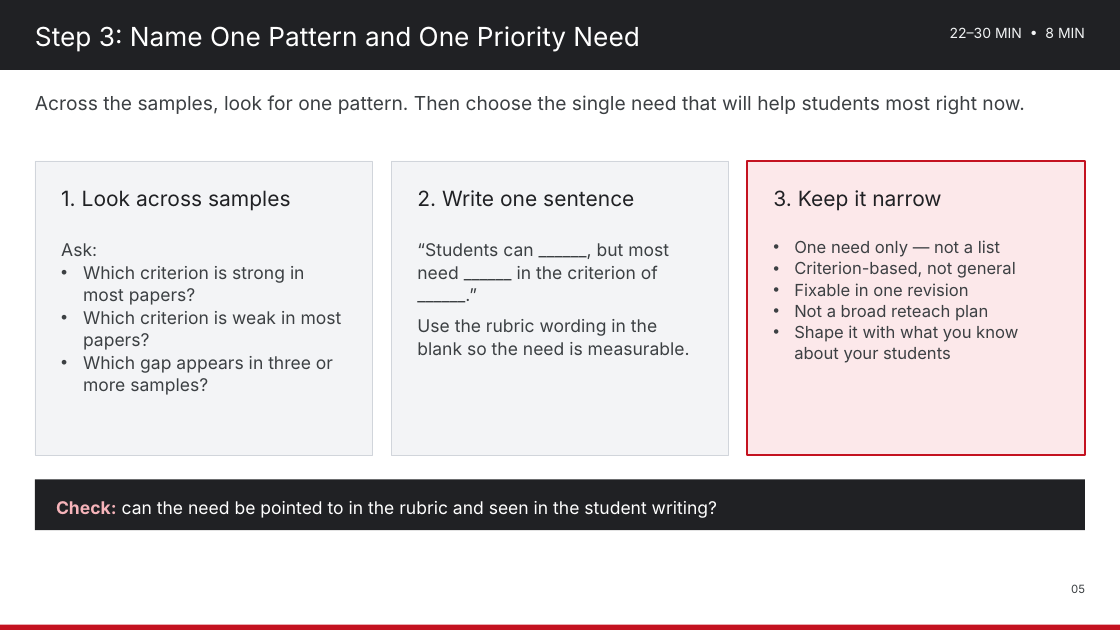
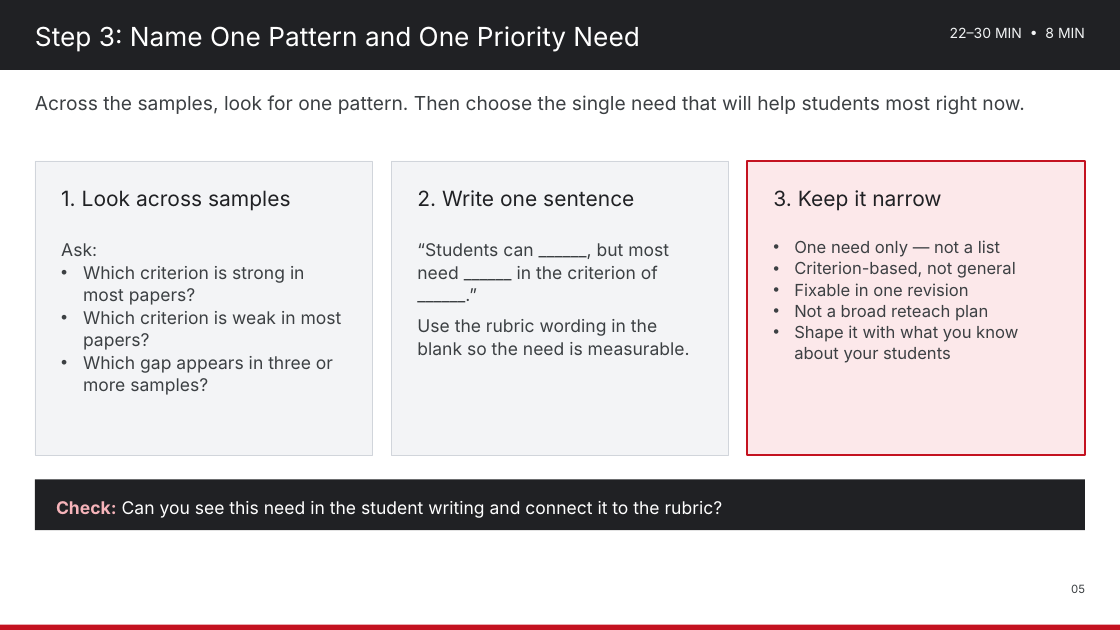
Before and after one commit to nbhs-science/nbhs-science, a slide deck: slide 5 of assets/plc/2026-10-30_Lesson_Internalization_Use_Student_Work_to_Adjust_Next_Learning_Experience.pptx. Drawn at 1120x630 pixels with LibreOffice and Linux fonts; fonts in the diff are those of the drawing. Boxes give left, top, right and bottom in pixels: in the first picture for what was removed or moved away, otherwise in the second. Text is boxed around its words. In the diff, an @@ line names an element or a change of style, - is before the commit and + after.

Commit message:
Simplify Friday PLC priority-need check
Replace the confusing check with a direct question teachers can use while analyzing student writing.

```diff
--- a/assets/plc/2026-10-30_Lesson_Internalization_Use_Student_Work_to_Adjust_Next_Learning_Experience.pptx
+++ b/assets/plc/2026-10-30_Lesson_Internalization_Use_Student_Work_to_Adjust_Next_Learning_Experience.pptx
@@ text at [56,501,723,518]: text changed @@
-Check: can the need be pointed to in the rubric and seen in the student writing?
+Check: Can you see this need in the student writing and connect it to the rubric?
```
